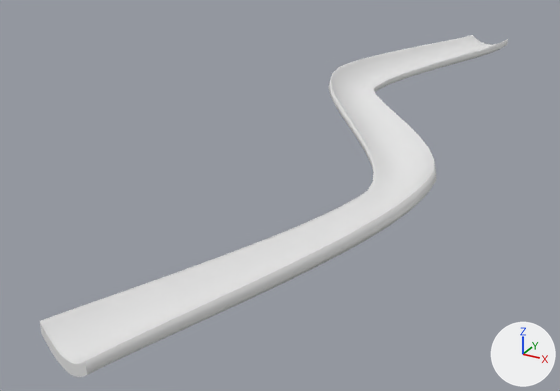
A saved change to the Blender file Assets/Models/Paths/SCurve.blend.
Camera for both pictures: a 50 mm camera at (16.0, -65.8, 14.9) aimed at (-3.9, -29.7, -3.1). Lighting does not change. The marker at lower right points along +X, +Y and +Z.

The first picture shows 'Path'.
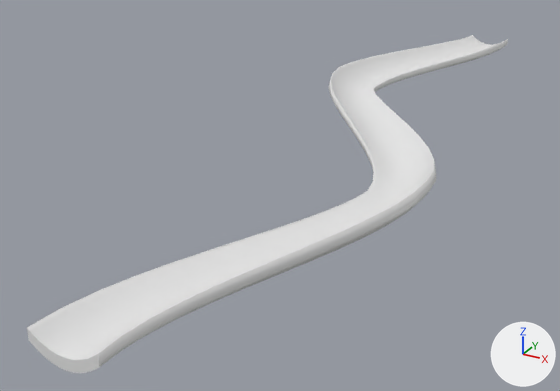
Where the change shows, as pixel boxes [x1, y1, x2, y2] in the pictures (560 x 391 px):
'Path', reshaped
    before: [40, 35, 508, 377]
    after: [27, 35, 508, 373]

Edits to the bpy script that builds the scene:
```text
Change cu_beziercurve_001:
    where _sp = cu_beziercurve_001.splines.new('BEZIER'); _sp.bezier_points.add(3)
    remove _sp.bezier_points.foreach_set('handle_left', [0.0, 0.5, 0.0, -5.0, -12.0, 0.0, 5.0, -29.0, 0.0, 1.042, -48.0, 0.0])
    remove _sp.bezier_points.foreach_set('handle_right', [0.0, -3.0, 0.0, -5.0, -21.32, 0.0, 5.0, -39.0, 0.0, -0.164, -51.47, 0.0])
    add _sp.bezier_points.foreach_set('handle_left', [0.0, 0.5, 0.0, -5.0, -12.0, 0.0, 5.0, -29.0, 0.0, 0.0, -46.0, 0.0])
    add _sp.bezier_points.foreach_set('handle_right', [0.0, -5.0, 0.0, -5.0, -21.32, 0.0, 5.0, -39.0, 0.0, 0.0, -51.5, 0.0])
```
